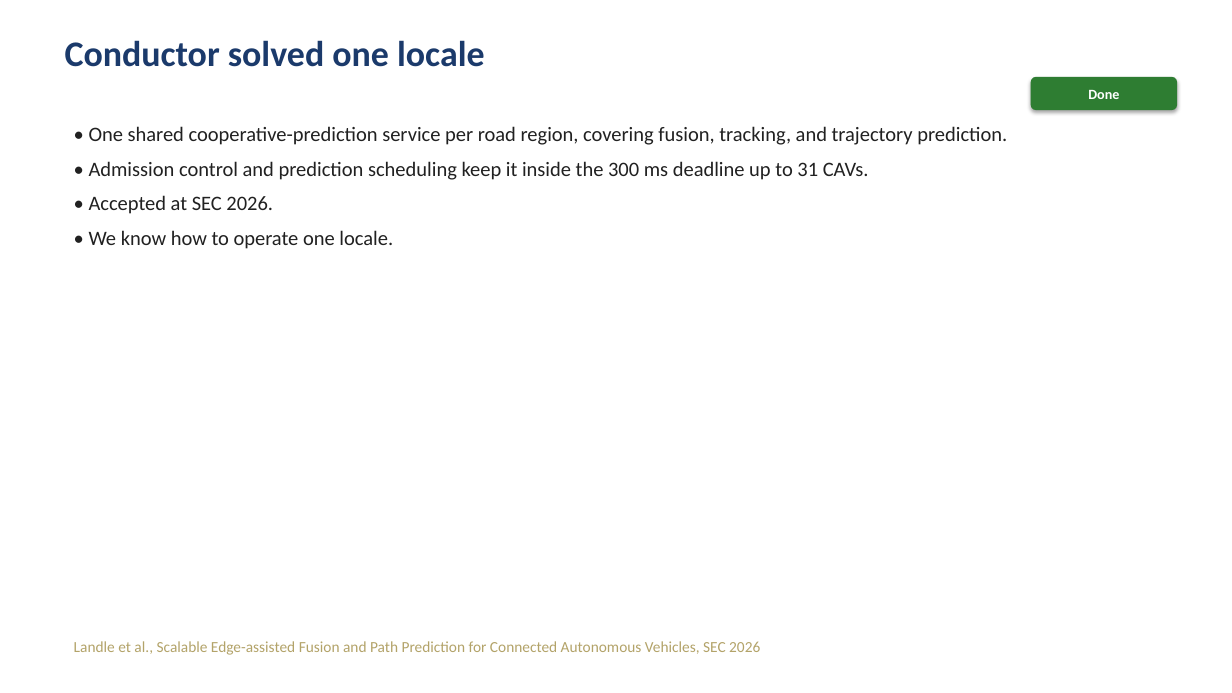
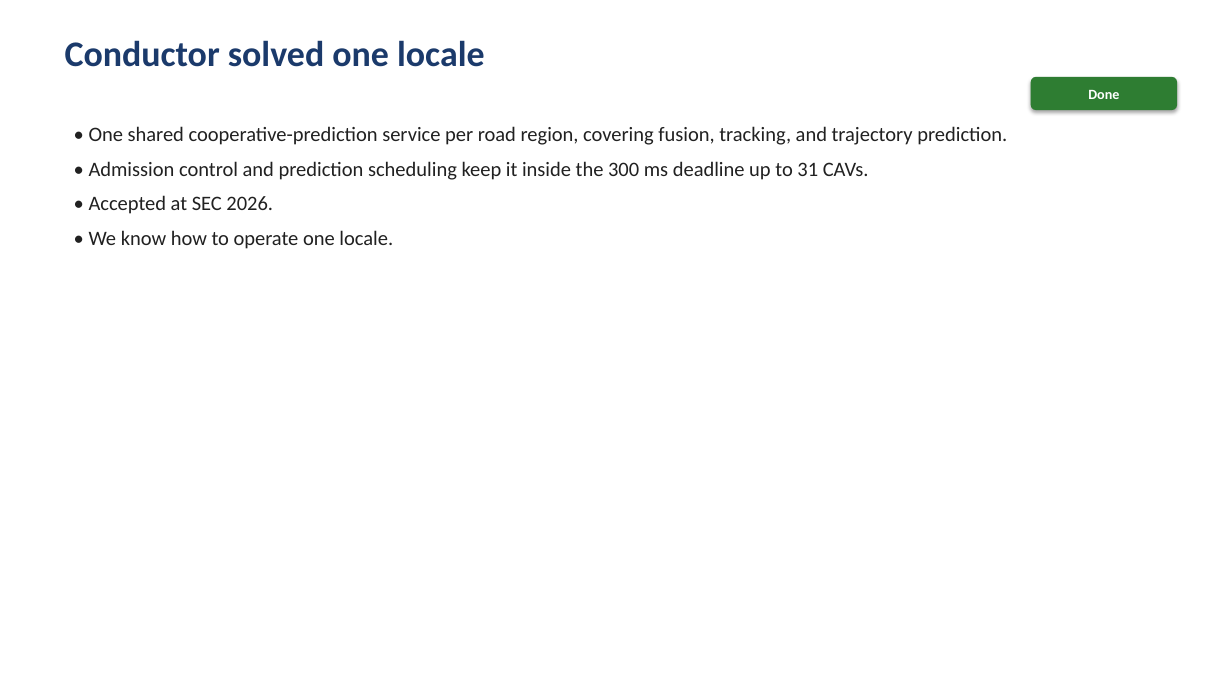
Before and after one commit to tlandle/eCAV, a slide deck: slide 2 of docs/kb/decks/khonsu_story_2026-09-04.pptx. Drawn at 1232x693 pixels with LibreOffice and Linux fonts; fonts in the diff are those of the drawing. Boxes give left, top, right and bottom in pixels: in the first picture for what was removed or moved away, otherwise in the second. Text is boxed around its words. In the diff, an @@ line names an element or a change of style, - is before the commit and + after.

```diff
--- a/docs/kb/decks/khonsu_story_2026-09-04.pptx
+++ b/docs/kb/decks/khonsu_story_2026-09-04.pptx
@@ text removed at [74,641,760,655] @@
-Landle et al., Scalable Edge-assisted Fusion and Path Prediction for Connected Autonomous Vehicles, SEC 2026
```
Also in this commit, not shown: 2 other slides changed.
